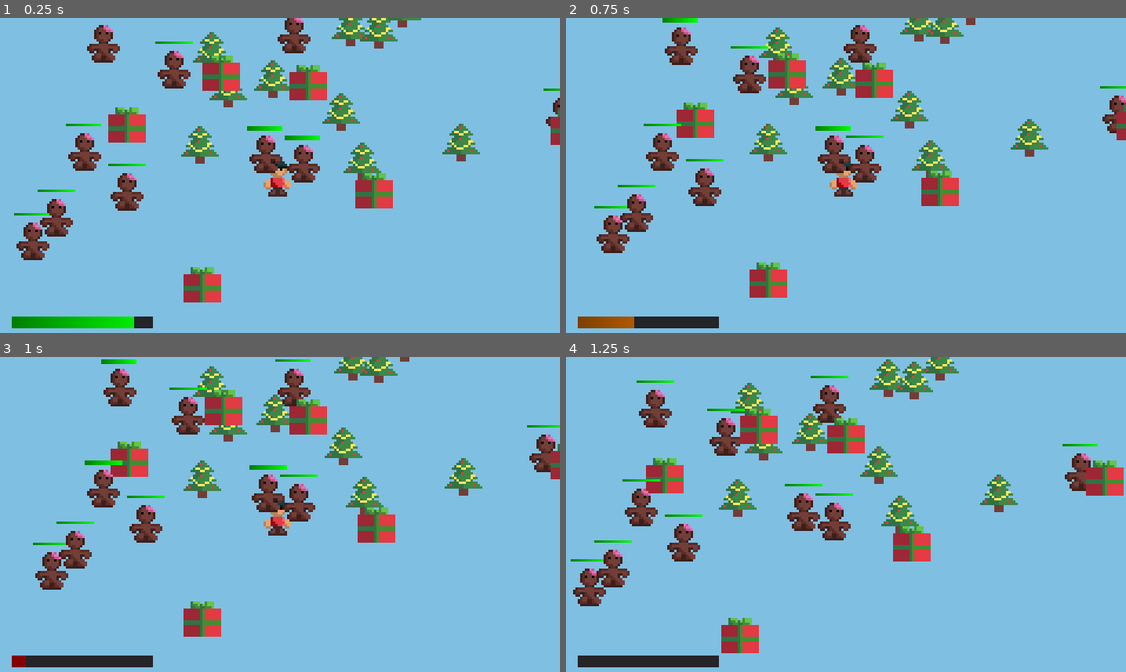
Above: before the commit, frames 1-4 (two rows, left to right).
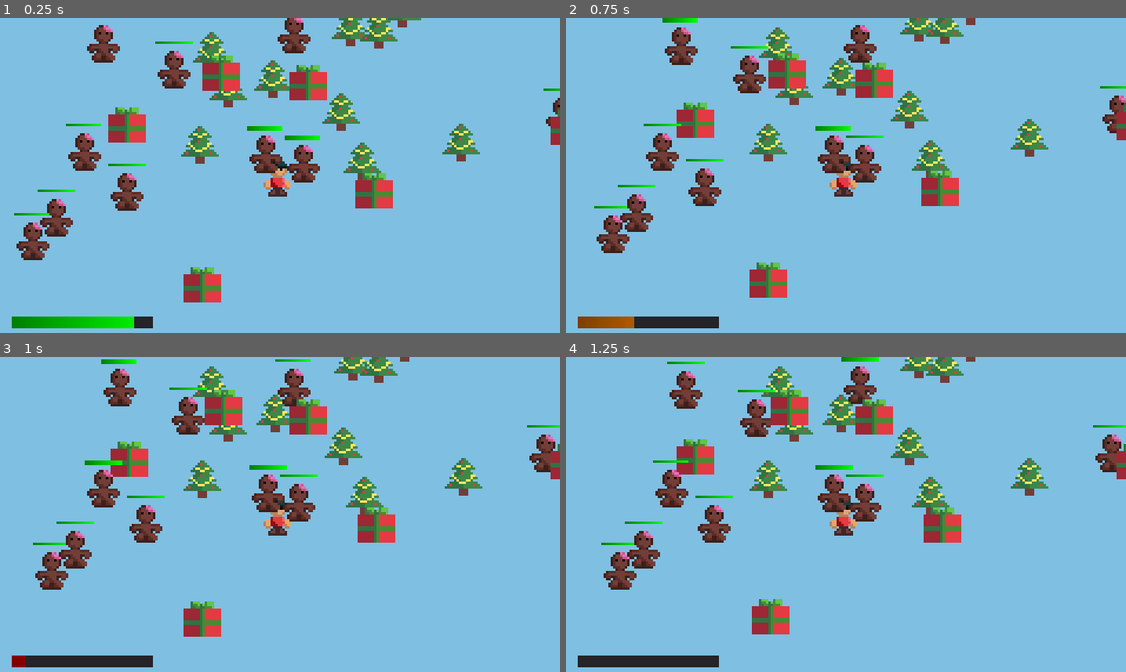
Above: after the commit, the same moments.

Repository: cznrhubarb/feliz-navidead
Game: Godot game, scene res://scn/TestScene.tscn
Two runs of this game, one before a commit and one after it. Both use one fixed random seed, a clock stepped at 60 frames per second and the inputs below.
Inputs (mouse positions are in pixels of both pictures, inside the frame that each line leads up to):
- Up to frame 1 (0.25 s): no input
- Up to frame 2 (0.75 s): move the mouse to (969, 159) at 0.52 s; press the mouse at (969, 159) at 0.53 s; hold D (move_right) from 0.53 s (still down)
- Up to frame 3 (1 s): keep holding D (move_right)
- Up to frame 4 (1.25 s): keep holding D (move_right)

Frames 1-3 are identical in both runs. In frame 4, 21% of the frame differs, in the area x 0-100%, y 0-95%.
Error before the commit: Invalid get index 'position' (on base: 'previously freed instance'). (res://src/GingerBreadMan.gd:18)

Commit message:
fixing dead crash

Diff:
--- a/src/Child.gd
+++ b/src/Child.gd
@@ -62,5 +62,6 @@
 	else:
 		print("no HP bar found")
 	if health <= 0:
-		queue_free()
+		get_tree().paused = true
+		print("You have died.")
 		# TODO: VFX
